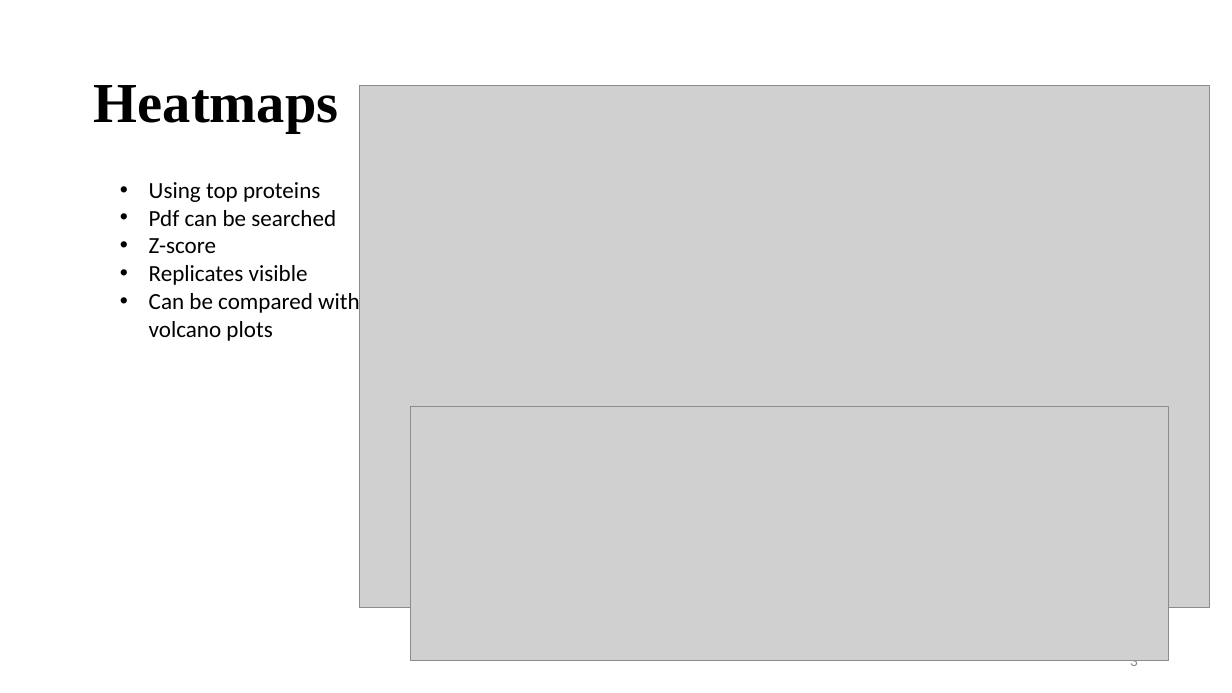
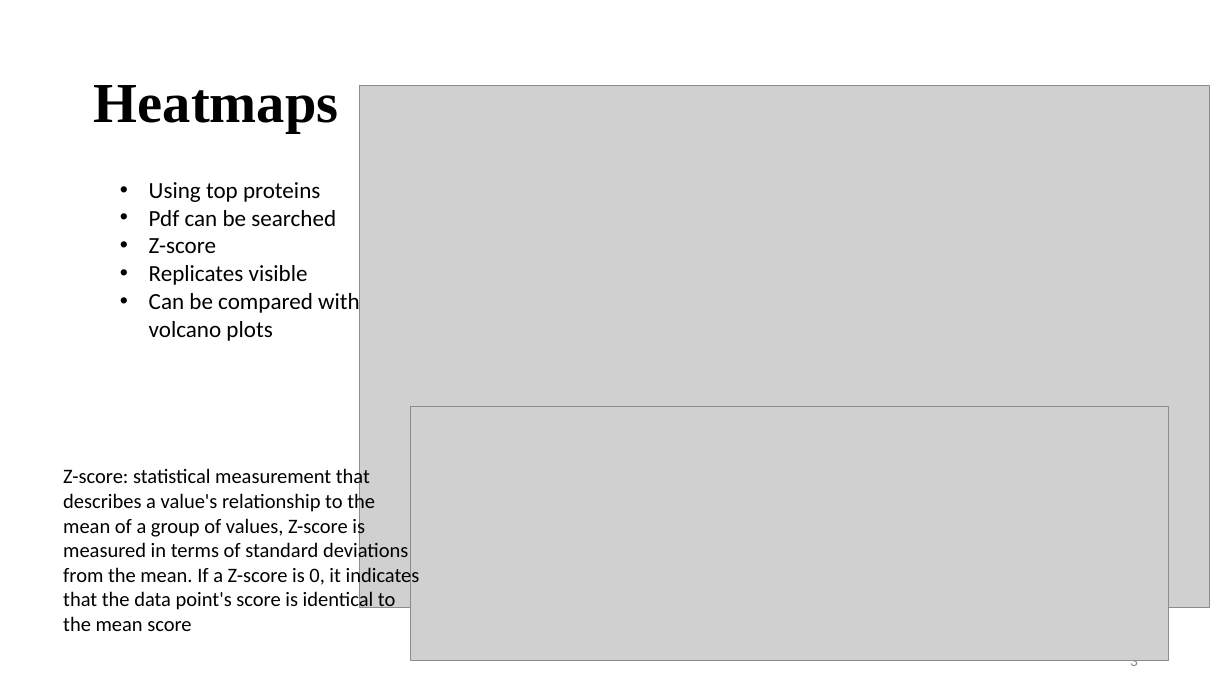
Before and after one commit to vinogradova-lab/cell-type-specific-proximity-labeling, a slide deck: slide 4 of docs/update_052523.pptx. Drawn at 1232x693 pixels with LibreOffice and Linux fonts; fonts in the diff are those of the drawing; grey boxes stand for pictures. Boxes give left, top, right and bottom in pixels: in the first picture for what was removed or moved away, otherwise in the second. Text is boxed around its words. In the diff, an @@ line names an element or a change of style, - is before the commit and + after.

```diff
--- a/docs/update_052523.pptx
+++ b/docs/update_052523.pptx
@@ text added at (x1=63, y1=466, x2=420, y2=631), 16 pt, text #000000 @@
+Z-score: statistical measurement that describes a value's relationship to the mean of a group of values, Z-score is measured in terms of standard deviations from the mean. If a Z-score is 0, it indicates that the data point's score is identical to the mean score
```
Also in this commit, not shown: 7 other slides changed, 1 slide added.
